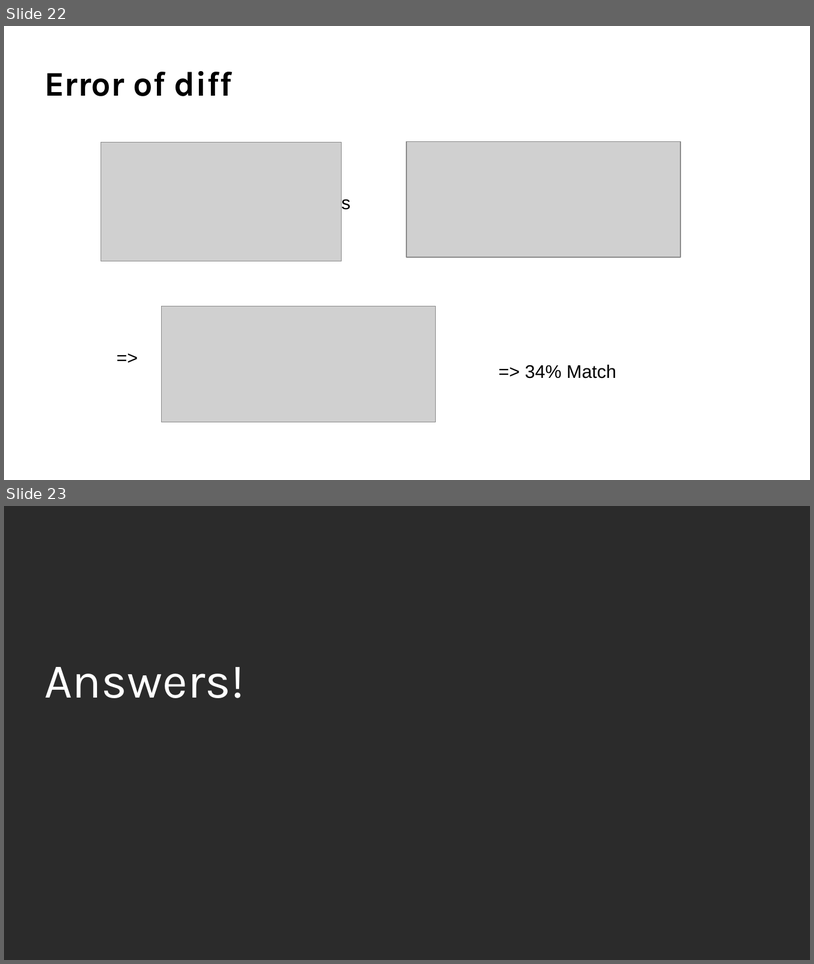
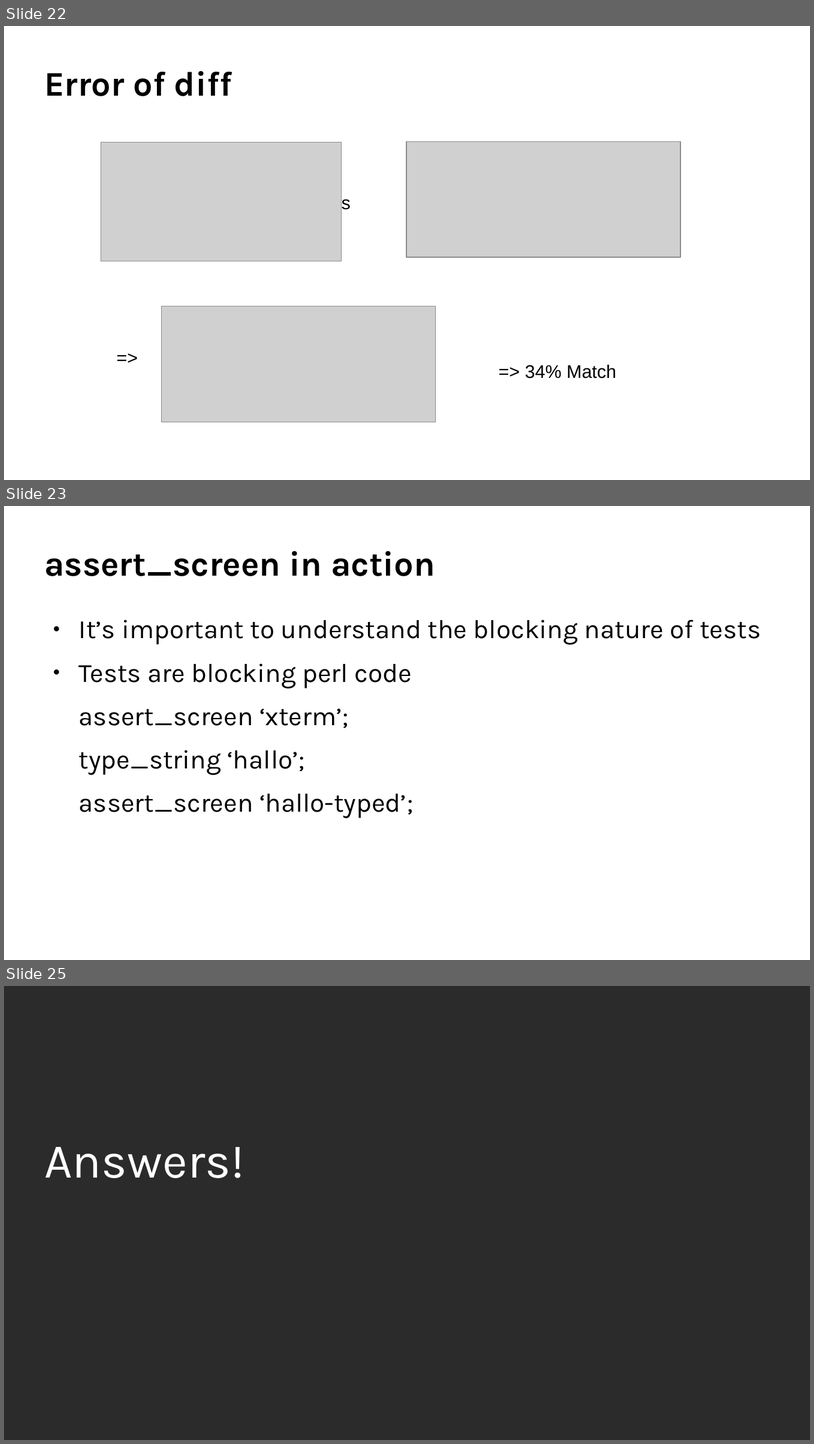
Before and after one commit to coolo/drunken-adventure, a slide deck: osc2017-1/openqa.odp. Shown one above the other, each under a label of ours: slides 22 and 23 before the commit, slides 22, 23 and 25 after it; the slides between them are not shown. The pictures are 814x964 and 814x1444 pixels, drawn with LibreOffice and Linux fonts; fonts in the diff are those of the drawing; grey boxes stand for pictures; background and template pictures are left out; a plain dark background stands for a picture behind light text. Boxes give left, top, right and bottom in pixels: in the first picture for what was removed or moved away, otherwise in the second. Text is boxed around its words. In the diff, an @@ line names an element or a change of style, - is before the commit and + after.

```diff
--- a/osc2017-1/openqa.odp
+++ b/osc2017-1/openqa.odp
@@ slide 23 added at [4,506,810,960], background #FFFFFF @@
@@ title added at [44,551,435,576], 34 pt, text #000000, bold @@
+assert_screen in action
@@ text added at [79,619,761,818], 26 pt, text #000000 @@
+● It’s important to understand the blocking nature of tests
+● Tests are blocking perl code
+assert_screen ‘xterm’;
+type_string ‘hallo’;
+assert_screen ‘hallo-typed’;
@@ what was slide 23 is now slide 25 @@
```
Also in this commit, not shown: 1 other slide added.
